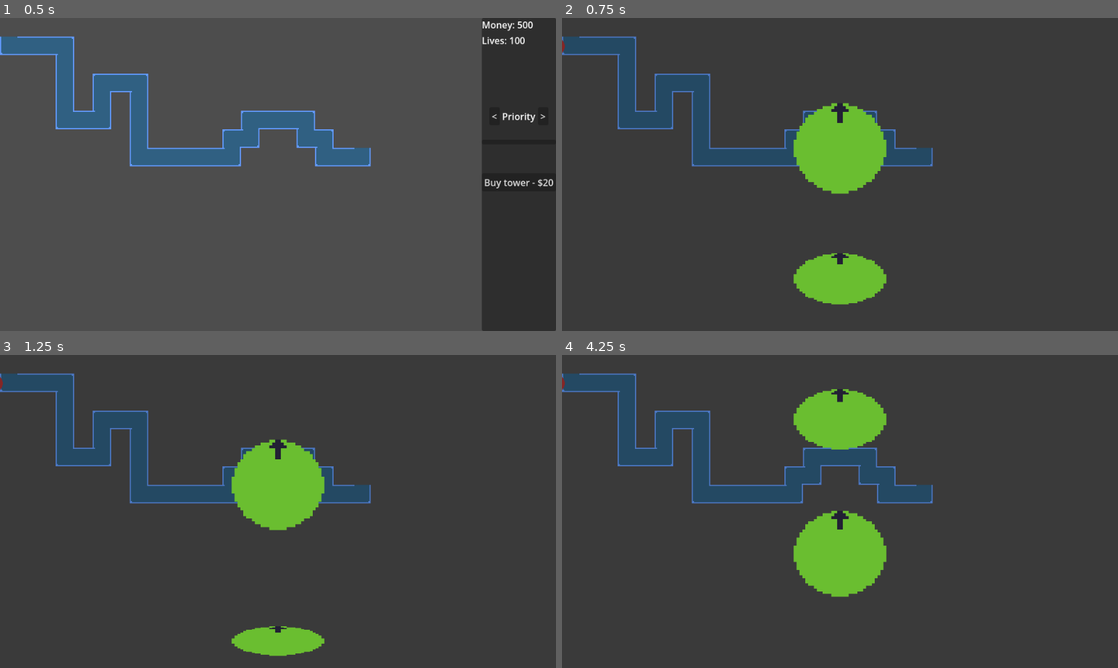
Above: before the commit, frames 1-4 (two rows, left to right).
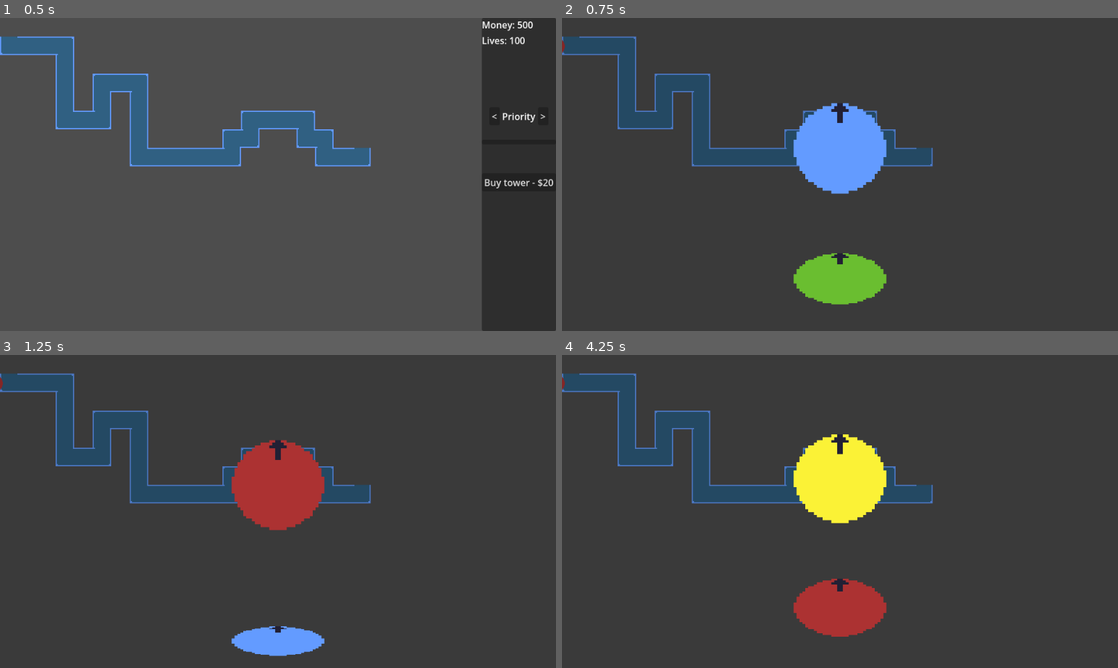
Above: after the commit, the same moments.

Repository: justindeogrades/casinotd
Game: Godot game, scene res://main.tscn
Two runs of this game, one before a commit and one after it. Both use one fixed random seed, a clock stepped at 60 frames per second and the inputs below.
Inputs (mouse positions are in pixels of both pictures, inside the frame that each line leads up to):
- Up to frame 1 (0.5 s): no input
- Up to frame 2 (0.75 s): click "Buy tower - $20" at 0.5 s
- Up to frame 3 (1.25 s): no input
- Up to frame 4 (4.25 s): move the mouse to (962, 495) at 1.27 s; click (962, 495) at 1.35 s; move the mouse to (728, 527) at 2.02 s; click (728, 527) at 2.1 s; move the mouse to (895, 442) at 2.77 s; click (895, 442) at 2.85 s; move the mouse to (812, 574) at 3.52 s; click (812, 574) at 3.6 s

Frame 1 is identical in both runs. In frame 2, 3.6% of the frame differs, in the area x 41-59%, y 27-57%; in frame 3, 4.8%; in frame 4, 11%, in the area x 41-59%, y 10-90%.

Commit message:
added 4 tower types to the slot machine, randomized its speed and spin time, and fixed a bug where the player could spin without enough money

Diff:
--- a/gui_manager.gd
+++ b/gui_manager.gd
@@ -41,7 +41,8 @@
 	add_child(slot_machine)
 
 func _on_buy_button_pressed() -> void:
-	start_slot_machine()
+	if player.spend_money(player.tower_cost):
+		start_slot_machine()
 
 func _on_upgrade_button_pressed(tower : Tower) -> void:
 	if player.spend_money(tower.upgrade_cost):
--- a/player.gd
+++ b/player.gd
@@ -60,14 +60,10 @@
 	side_panel.tower_data_container.refresh_with_new_tower(tower)
 
 func _on_gui_manager_tower_selected(tower : Tower) -> void:
-	if spend_money(tower_cost):
-		tower_cost = tower_cost ** 1.2
-		refresh_money_label()
-		side_panel.refresh_buy_button()
-		tower_placer.create_temp_tower()
-		#Shift next two lines to a different function later
-		#gui_manager.hide_side_panel()
-		#get_tree().paused = true
+	tower_cost = tower_cost ** 1.2
+	refresh_money_label()
+	side_panel.refresh_buy_button()
+	tower_placer.create_temp_tower(tower)
 
 func _on_tower_created(new_tower : Tower) -> void:
 	new_tower.clicked.connect(_on_tower_clicked)
--- a/project.godot
+++ b/project.godot
@@ -26,6 +26,10 @@
 window/stretch/mode="viewport"
 window/stretch/aspect="keep_width"
 
+[editor]
+
+movie_writer/movie_file="C:/Users/justin/Documents/godot screen recordings/test.avi"
+
 [input]
 
 place_tower={
--- a/slot_machine.gd
+++ b/slot_machine.gd
@@ -2,27 +2,37 @@
 
 var symbol_path = "res://symbol.tscn"
 
+var common_preload = preload("res://towers/scenes/common_tower.tscn")
+var uncommon_preload = preload("res://towers/scenes/uncommon_tower.tscn")
+var rare_preload = preload("res://towers/scenes/rare_tower.tscn")
+var legendary_preload = preload("res://towers/scenes/legendary_tower.tscn")
+
 @export var base_speed : float
-@export var total_spin_time : float
+@export var base_spin_time : float
+@export var speed_randomness_range : float
+@export var spin_time_randomness_range : float
 @export var speed_curve : Curve
 
-@onready var speed : float = base_speed
+var speed : float
+var spin_time : float
 
 var frames_since_start : float = 0
-
-var selected_symbol : Node2D = null
+var next_rarity : int = 0
 
 var symbol : Array[Node2D]
+var selected_symbol : Node2D = null
 
 signal tower_selected(tower : Tower)
 
 func _ready() -> void:
+	speed = randomize_speed(base_speed, speed_randomness_range)
+	spin_time = randomize_time(base_spin_time, spin_time_randomness_range)
 	create_symbol()
 
 
 
 func _process(delta: float) -> void:
-	var x = frames_since_start / (total_spin_time * 60)
+	var x = frames_since_start / (spin_time * 60)
 
 	speed = speed_curve.sample(x) * base_speed
 
@@ -37,13 +47,40 @@
 
 	print_debug(selected_symbol)
 
+#Is it necessary to have two of the exact same function?
+func randomize_speed(base : float, range : float) -> float:
+	var offset = randf_range(-range, range)
+	return base + offset
+func randomize_time(base : float, range : float) -> float:
+	var offset = randf_range(-range, range)
+	return base + offset
+
 func create_symbol() -> void:
+	#Choose tower preload to pass
+	var preload_to_pass = choose_tower_preload(next_rarity)
+
 	var symbol_instance = load(symbol_path).instantiate()
-	symbol_instance.init(1)
+	symbol_instance.init(1, preload_to_pass)
 	symbol_instance.mid_reached.connect(_on_symbol_mid_reached)
 	symbol_instance.end_reached.connect(_on_symbol_end_reached)
 	symbol.append(symbol_instance)
 	$SymbolParent.add_child(symbol_instance)
+
+	next_rarity = (next_rarity + 1) % 4
+
+func choose_tower_preload(rarity : int) -> Resource:
+	match rarity:
+		0:
+			return common_preload
+		1:
+			return uncommon_preload
+		2:
+			return rare_preload
+		3:
+			return legendary_preload
+		_:
+			push_error("Invalid rarity in slot machine!")
+			return null
 
 func _on_symbol_mid_reached() -> void:
 	create_symbol()
--- a/slot_machine.tscn
+++ b/slot_machine.tscn
@@ -3,7 +3,7 @@
 [ext_resource type="Script" uid="uid://vb2ew6dh70pq" path="res://slot_machine.gd" id="1_agdmm"]
 
 [sub_resource type="Curve" id="Curve_agdmm"]
-_data = [Vector2(0, 1), 0.0, 0.0, 0, 0, Vector2(0.5, 0.5), -2.8137932, -2.8137932, 0, 0, Vector2(1, 0), 0.0, 0.0, 0, 0]
+_data = [Vector2(0, 1), 0.0, 0.0, 0, 0, Vector2(0.5, 0.5), -2.814, -2.814, 0, 0, Vector2(1, 0), 0.0, 0.0, 0, 0]
 point_count = 3
 metadata/_snap_enabled = true
 
@@ -14,7 +14,9 @@
 process_mode = 3
 script = ExtResource("1_agdmm")
 base_speed = 5.0
-total_spin_time = 8.0
+base_spin_time = 8.0
+speed_randomness_range = 1.0
+spin_time_randomness_range = 0.5
 speed_curve = SubResource("Curve_agdmm")
 
 [node name="Line" type="Area2D" parent="." unique_id=1419603807]
--- a/symbol.gd
+++ b/symbol.gd
@@ -3,22 +3,21 @@
 @export var sprite : Sprite2D
 @export var anim_player : AnimationPlayer
 
-var tower_preload = preload("res://towers/scenes/common_tower.tscn")
-var tower : Tower = tower_preload.instantiate()
+var tower : Tower
 
 signal mid_reached
 signal end_reached(s : Node2D)
 
 func _ready() -> void:
-	sprite.texture = tower.get_sprite_texture()
 	scale.y = 0
 
 #func _process(delta: float) -> void:
 	#print_debug(scale.y)
 
-func init(speed : float) -> void:
-	#sprite.texture = texture
+func init(speed : float, tower_preload : Resource) -> void:
 	anim_player.play("rotate", -1, speed)
+	tower = tower_preload.instantiate()
+	sprite.texture = tower.get_sprite_texture()
 
 #Called when the symbol reaches the point at which the next symbol should be created
 func mid() -> void:
--- a/tower_placer.gd
+++ b/tower_placer.gd
@@ -27,8 +27,8 @@
 			#new_tower.clicked.connect(_on_tower_clicked)
 			#placed_towers.append(new_tower)
 
-func create_temp_tower() -> void:
-	temp_tower = create_tower(Vector2(9999,9999))
+func create_temp_tower(t : Tower) -> void:
+	temp_tower = create_tower(t, Vector2(9999,9999))
 
 	tower_ghost = tower_ghost_preload.instantiate()
 	add_child(tower_ghost)
@@ -43,9 +43,9 @@
 			#add_child(tower_to_place)
 			#tower_to_place.position = get_viewport().get_mouse_position()
 
-func create_tower(pos : Vector2):
+func create_tower(tower_to_place : Tower, pos : Vector2):
 	if not Geometry2D.is_point_in_polygon(pos, track_polygon.polygon):
-		tower_to_place = tower_preload.instantiate()
+		#tower_to_place = tower_preload.instantiate()
 		add_child(tower_to_place)
 		tower_to_place.position = pos
 		tower_created.emit(tower_to_place)
